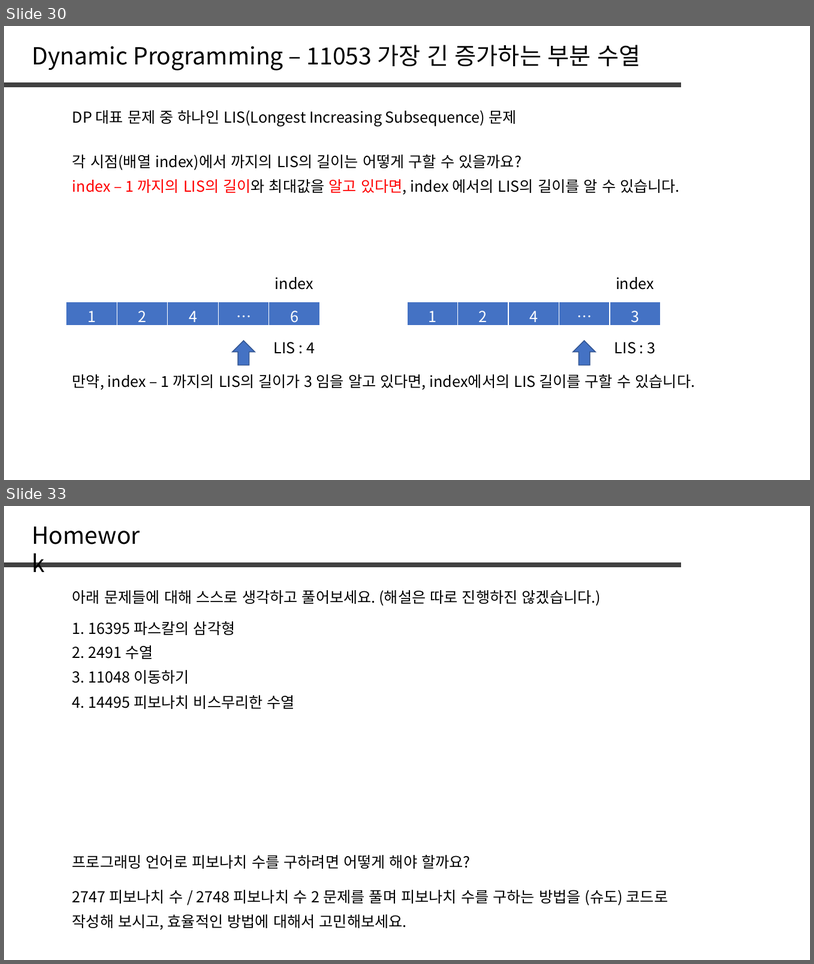
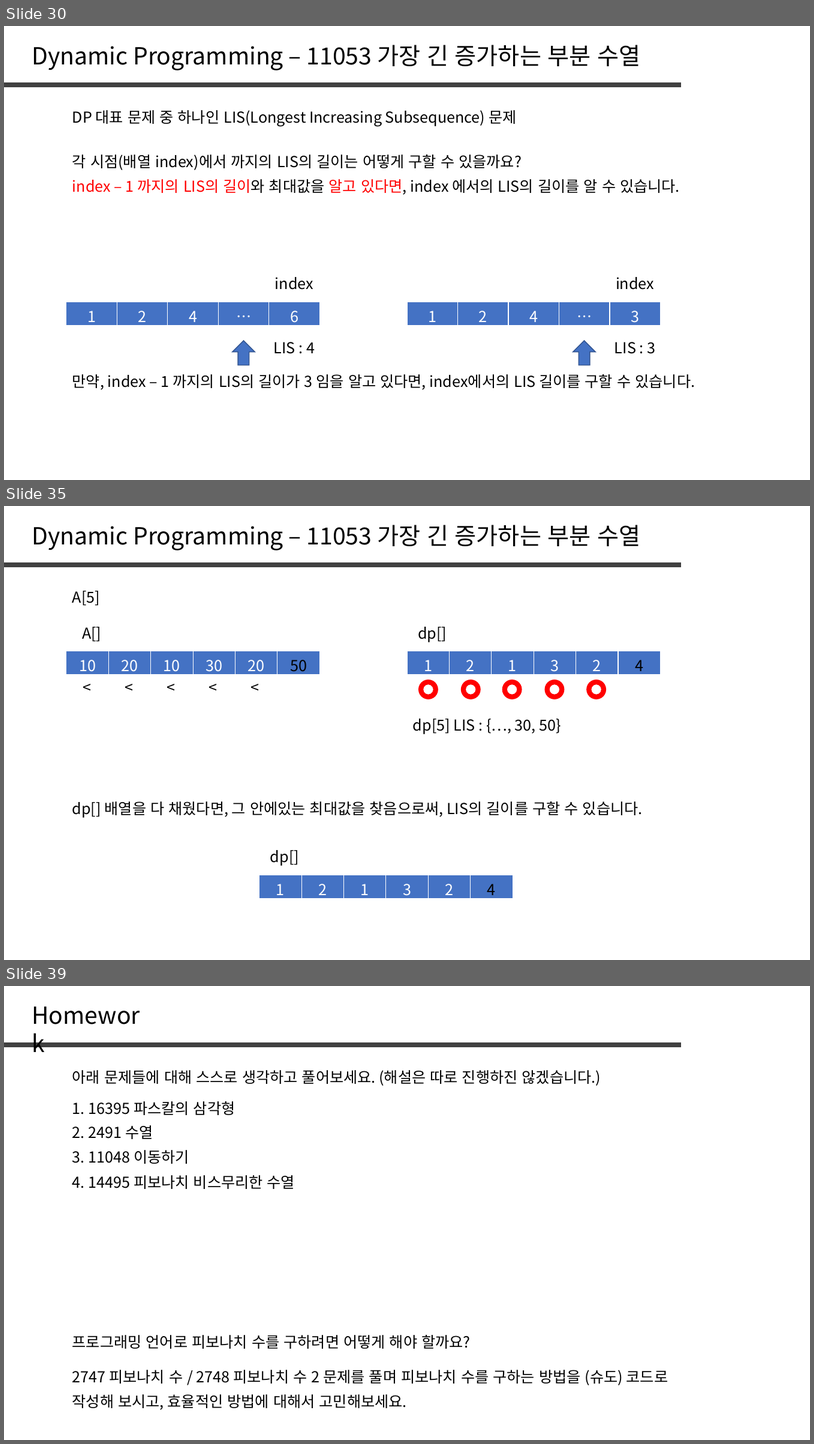
Before and after one commit to jaehoo1/PS-study, a slide deck: study/5_Dynamic Programming.pptx. Shown one above the other, each under a label of ours: slides 30 and 33 before the commit, slides 30, 35 and 39 after it; the slides between them are not shown. The pictures are 814x964 and 814x1444 pixels, drawn with LibreOffice and Linux fonts; fonts in the diff are those of the drawing. Boxes give left, top, right and bottom in pixels: in the first picture for what was removed or moved away, otherwise in the second. Text is boxed around its words. In the diff, an @@ line names an element or a change of style, - is before the commit and + after.

```diff
--- a/study/5_Dynamic Programming.pptx
+++ b/study/5_Dynamic Programming.pptx
@@ slide 35 added at (x1=4, y1=506, x2=810, y2=960), background #FFFFFF @@
@@ text added at (x1=32, y1=525, x2=641, y2=550), 28 pt, text #000000 @@
+Dynamic Programming – 11053 가장 긴 증가하는 부분 수열
@@ line added from (4, 565) to (681, 565), #404040 6 pt @@
@@ text added at (x1=72, y1=591, x2=100, y2=606), 18 pt, text #000000 @@
+A[5]
@@ text added at (x1=82, y1=627, x2=101, y2=642), 18 pt, text #000000 @@
+A[]
@@ text added at (x1=418, y1=627, x2=447, y2=642), 18 pt, text #000000 @@
+dp[]
@@ table added at (x1=66, y1=651, x2=320, y2=677), 1 rows, 6 columns @@
+10 | 20 | 10 | 30 | 20 | 50
@@ table added at (x1=408, y1=651, x2=662, y2=677), 1 rows, 6 columns @@
+1 | 2 | 1 | 3 | 2 | 4
@@ text added at (x1=66, y1=675, x2=108, y2=699), 18 pt, text #000000 @@
+<
@@ text added at (x1=108, y1=675, x2=150, y2=699), 18 pt, text #000000 @@
+<
@@ text added at (x1=150, y1=675, x2=192, y2=699), 18 pt, text #000000 @@
+<
@@ text added at (x1=192, y1=675, x2=234, y2=699), 18 pt, text #000000 @@
+<
@@ text added at (x1=234, y1=675, x2=276, y2=699), 18 pt, text #000000 @@
+<
@@ donut added at (x1=419, y1=679, x2=439, y2=700), fill #FF0000 @@
@@ donut added at (x1=461, y1=679, x2=482, y2=700), fill #FF0000 @@
@@ donut added at (x1=503, y1=679, x2=522, y2=700), fill #FF0000 @@
@@ donut added at (x1=545, y1=679, x2=565, y2=700), fill #FF0000 @@
@@ donut added at (x1=587, y1=679, x2=606, y2=700), fill #FF0000 @@
@@ text added at (x1=413, y1=718, x2=561, y2=734), 18 pt, text #000000 @@
+dp[5] LIS : {…, 30, 50}
@@ text added at (x1=72, y1=801, x2=643, y2=817), 18 pt, text #000000 @@
+dp[] 배열을 다 채웠다면, 그 안에있는 최대값을 찾음으로써, LIS의 길이를 구할 수 있습니다.
@@ text added at (x1=270, y1=850, x2=299, y2=865), 18 pt, text #000000 @@
+dp[]
@@ table added at (x1=259, y1=874, x2=513, y2=901), 1 rows, 6 columns @@
+1 | 2 | 1 | 3 | 2 | 4
@@ what was slide 33 is now slide 39 @@
```
Also in this commit, not shown: 2 slides changed, 5 other slides added.
